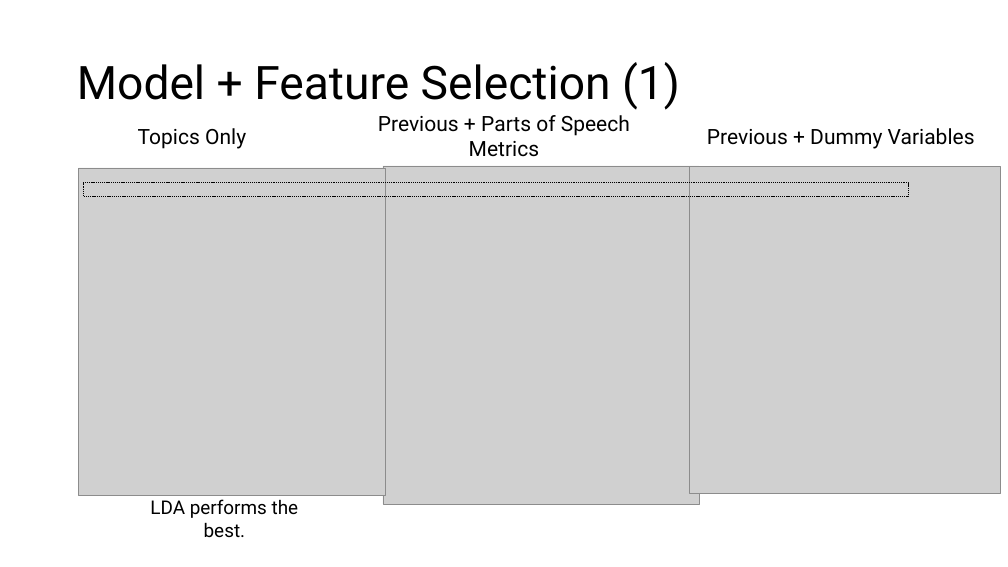
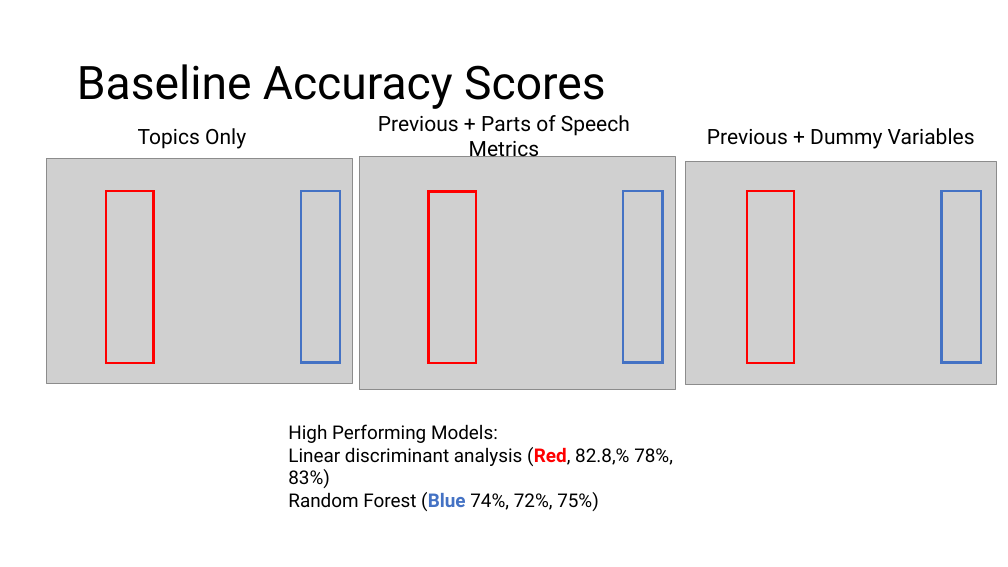
Before and after one commit to chrisgian/Capstone2-NLP-Hotel-Reviews, a slide deck: slide 13 of NLP 2 - Hotel Reviews Deliverable.pptx. Drawn at 1008x567 pixels with LibreOffice and Linux fonts; fonts in the diff are those of the drawing; grey boxes stand for pictures. Boxes give left, top, right and bottom in pixels: in the first picture for what was removed or moved away, otherwise in the second. Text is boxed around its words. In the diff, an @@ line names an element or a change of style, - is before the commit and + after.

Commit message:
fixed baseline slide

```diff
--- a/NLP 2 - Hotel Reviews Deliverable.pptx
+++ b/NLP 2 - Hotel Reviews Deliverable.pptx
@@ title at bbox=[77, 64, 605, 109]: text changed @@
-Model + Feature Selection (1)
+Baseline Accuracy Scores
@@ picture: place and size @@
-picture at bbox=[79, 168, 385, 496]
+picture at bbox=[46, 159, 352, 383]
@@ picture: place and size @@
-picture at bbox=[383, 166, 699, 504]
+picture at bbox=[359, 157, 675, 389]
@@ picture: place and size @@
-picture at bbox=[690, 166, 1000, 494]
+picture at bbox=[685, 162, 996, 385]
@@ rectangle removed at bbox=[83, 183, 908, 197] @@
@@ rectangle added at bbox=[107, 191, 154, 363], outline #FF0000 2.25 pt @@
@@ rectangle added at bbox=[301, 191, 340, 362], outline #4472C4 2.25 pt @@
@@ rectangle added at bbox=[429, 191, 476, 363], outline #FF0000 2.25 pt @@
@@ rectangle added at bbox=[623, 191, 662, 362], outline #4472C4 2.25 pt @@
@@ rectangle added at bbox=[747, 191, 794, 363], outline #FF0000 2.25 pt @@
@@ rectangle added at bbox=[941, 191, 981, 362], outline #4472C4 2.25 pt @@
@@ text added at bbox=[288, 424, 673, 511], 18 pt, text #000000 @@
+High Performing Models:
+Linear discriminant analysis (Red, 82.8,% 78%, 83%)
+Random Forest (Blue 74%, 72%, 75%)
@@ text removed at bbox=[150, 499, 299, 538] @@
-LDA performs the best.
```
Also in this commit, not shown: 3 other slides changed, 1 other file.
